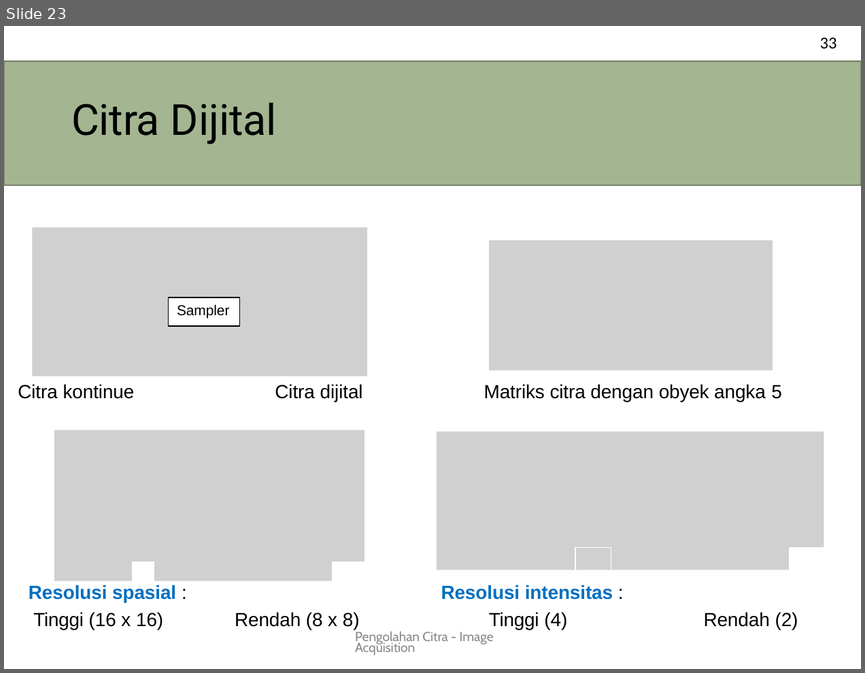
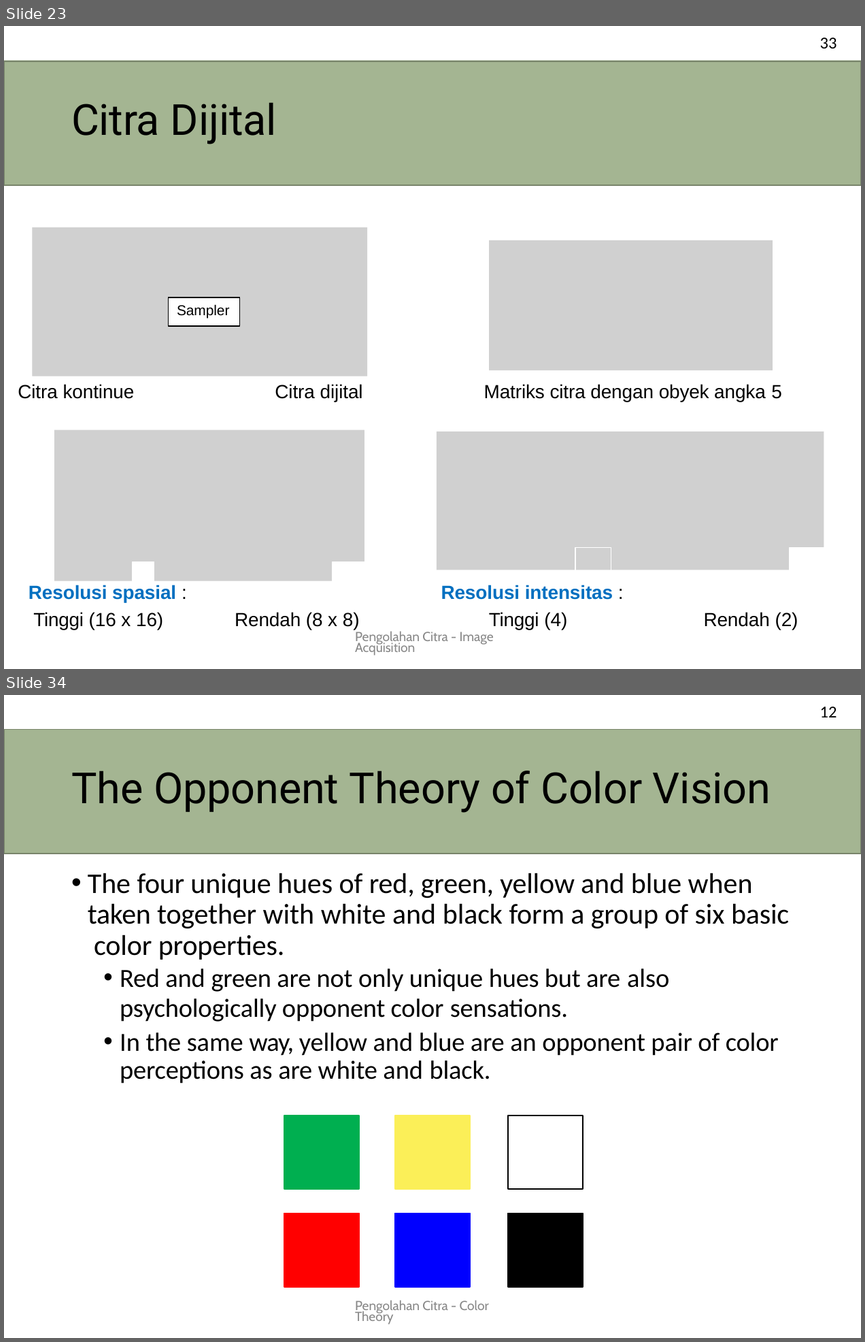
Before and after one commit to novalassalam/comvis, a slide deck: pencit.pptx. Shown one above the other, each under a label of ours: slide 23 before the commit, slides 23 and 34 after it; the slides between them are not shown. The pictures are 865x673 and 865x1342 pixels, drawn with LibreOffice and Linux fonts; fonts in the diff are those of the drawing; grey boxes stand for pictures. Boxes give left, top, right and bottom in pixels: in the first picture for what was removed or moved away, otherwise in the second. Text is boxed around its words. In the diff, an @@ line names an element or a change of style, - is before the commit and + after.

```diff
--- a/pencit.pptx
+++ b/pencit.pptx
@@ slide 34 added at bbox=[4, 695, 861, 1338], background #FFFFFF @@
@@ text added at bbox=[820, 707, 837, 717], 14 pt, text #000000 @@
+12
@@ title added at bbox=[4, 729, 861, 853], fill #A4B592, outline #78846A 0.96 pt, 36 pt, text #000000 @@
+The Opponent Theory of Color Vision
@@ text added at bbox=[88, 872, 789, 1083], 22 pt, text #000000 @@
+• The four unique hues of red, green, yellow and blue when taken together with white and black form a group of six basic color properties.
+  • Red and green are not only unique hues but are also
+psychologically opponent color sensations.
+  • In the same way, yellow and blue are an opponent pair of color perceptions as are white and black.
@@ freeform shape added at bbox=[284, 1115, 359, 1189], fill #00AF50 @@
@@ freeform shape added at bbox=[284, 1115, 359, 1189], outline #00AF50 0.96 pt @@
@@ freeform shape added at bbox=[395, 1115, 469, 1189], fill #FBEF58 @@
@@ freeform shape added at bbox=[395, 1115, 469, 1189], outline #FBEF58 0.96 pt @@
@@ freeform shape added at bbox=[508, 1115, 582, 1189], outline #000000 0.96 pt @@
@@ freeform shape added at bbox=[284, 1212, 359, 1286], fill #FF0000 @@
@@ freeform shape added at bbox=[284, 1212, 359, 1286], outline #FF0000 0.96 pt @@
@@ freeform shape added at bbox=[395, 1212, 469, 1286], fill #0000FF @@
@@ freeform shape added at bbox=[395, 1212, 469, 1286], outline #0000FF 0.96 pt @@
@@ freeform shape added at bbox=[508, 1212, 582, 1286], fill #000000 @@
@@ freeform shape added at bbox=[508, 1212, 582, 1286], outline #000000 0.96 pt @@
@@ text added at bbox=[355, 1300, 489, 1324], 11 pt, text #888888 @@
+Pengolahan Citra - Color Theory
```
Also in this commit, not shown: 1 slide changed, 29 other slides added.
